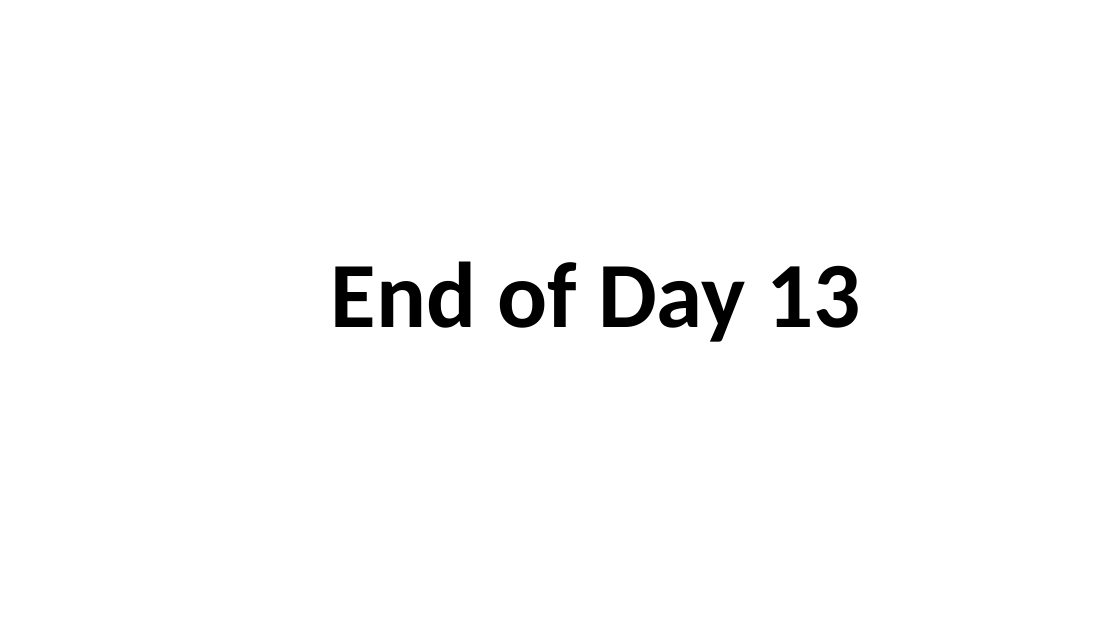
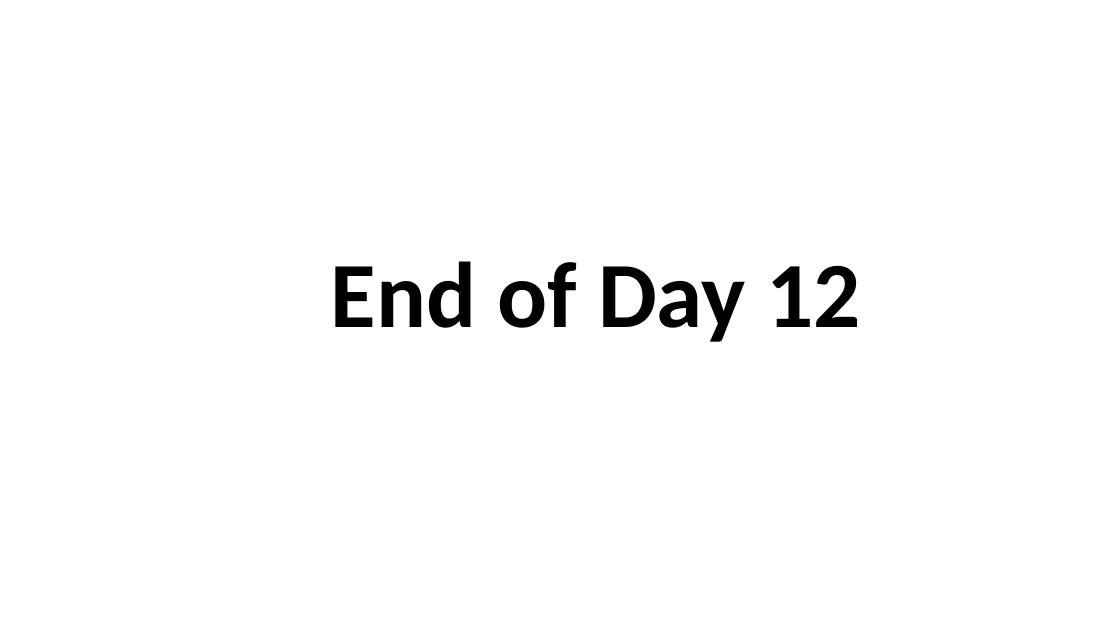
Before and after one commit to soyuztechnologies/SAC_SaamaTechnologies, a slide deck: slide 10 of day 12/SAC_Training Day 12.pptx (slide 7 before the commit). Drawn at 1120x630 pixels with LibreOffice and Linux fonts; fonts in the diff are those of the drawing. Boxes give left, top, right and bottom in pixels: in the first picture for what was removed or moved away, otherwise in the second. Text is boxed around its words. In the diff, an @@ line names an element or a change of style, - is before the commit and + after.

```diff
--- a/day 12/SAC_Training Day 12.pptx
+++ b/day 12/SAC_Training Day 12.pptx
@@ text at (331,261,861,342): text changed @@
-End of Day 13
+End of Day 12
```
Also in this commit, not shown: 5 other slides changed, 4 slides added, 1 slide removed, 6 other files.
